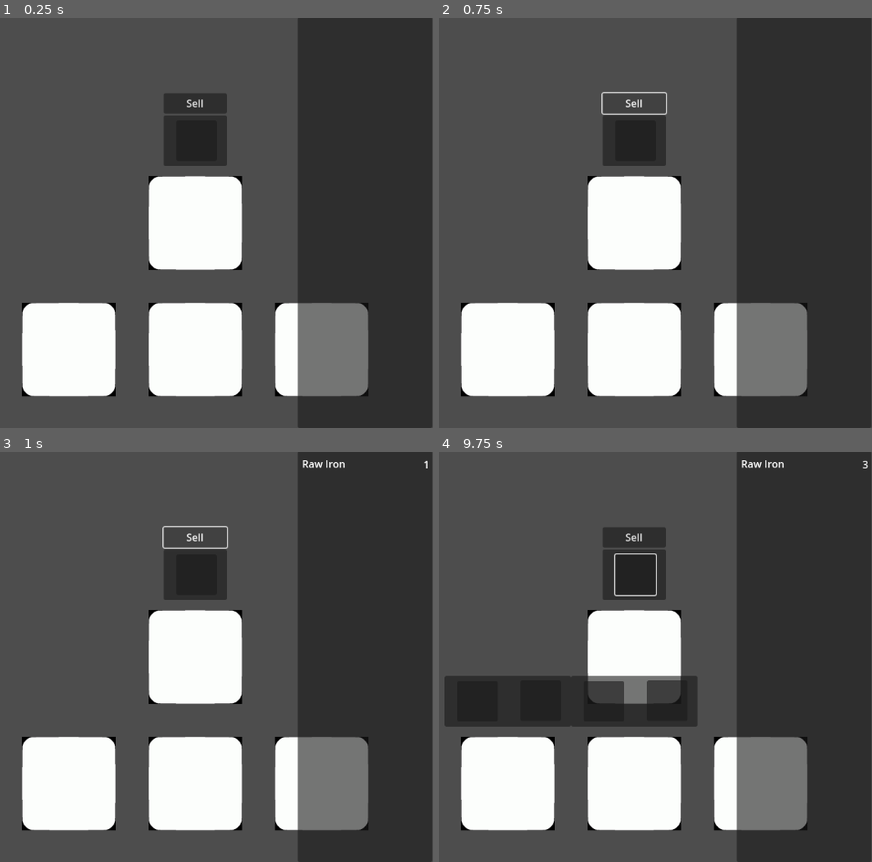
Above: before the commit, frames 1-4 (two rows, left to right).
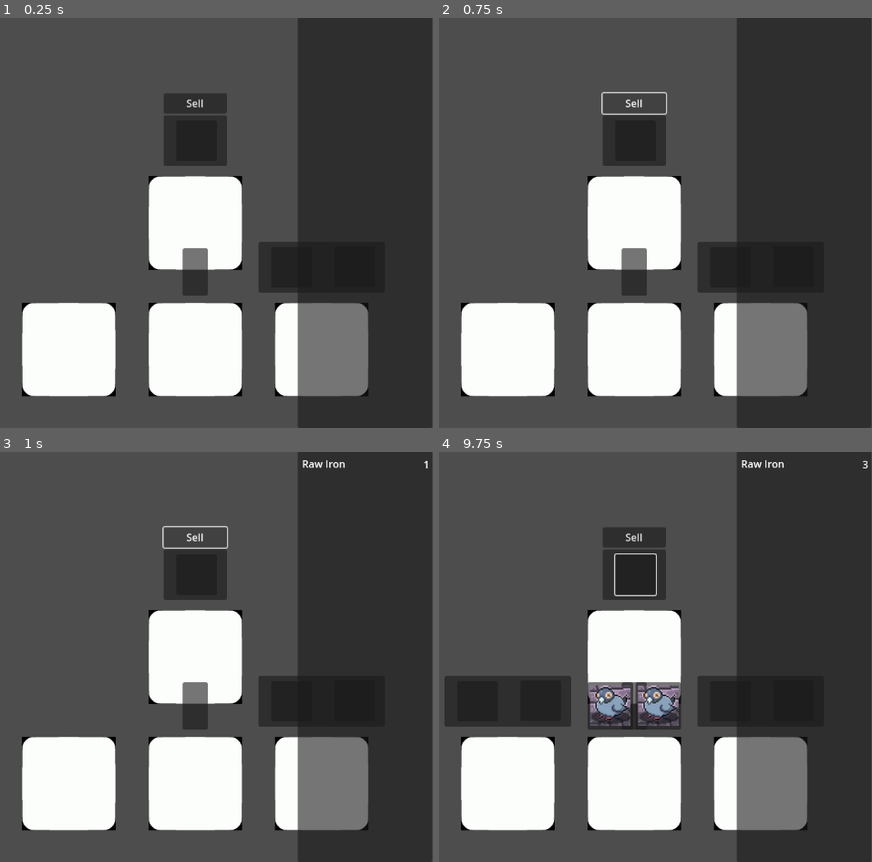
Above: after the commit, the same moments.

Repository: ManechLepage/GodotWild-Jam68
Game: Godot game, scene res://Scenes/node_2d.tscn
Same seed, same stepped clock (60 frames per second), same inputs: the game is played once before the commit and once after it.
Inputs (mouse positions are in pixels of both pictures, inside the frame that each line leads up to):
- Up to frame 1 (0.25 s): no input
- Up to frame 2 (0.75 s): click "Sell" at 0.5 s
- Up to frame 3 (1 s): no input
- Up to frame 4 (9.75 s): click (633, 575) at 1.27 s; click (794, 702) at 2.02 s; click "Sell" at 2.75 s; click (633, 575) at 3.52 s; click (794, 702) at 4.27 s; click "Sell" at 5 s; click (633, 575) at 5.77 s; click (794, 702) at 6.52 s; tap Enter at 7.25, 8.75 s; move the mouse to (633, 657) at 7.27 s; click (633, 657) at 7.42 s; tap Space at 8, 9.5 s; move the mouse to (508, 784) at 8.02 s; click (508, 784) at 8.17 s; move the mouse to (759, 784) at 8.77 s; click (759, 784) at 8.92 s; move the mouse to (633, 784) at 9.52 s; click (633, 784) at 9.67 s

The runs differ from the first frame. In frame 1, 1.8% of the frame differs, in the area x 42-69%, y 54-68%; in frame 2, 1.8%; in frame 3, 1.8%; in frame 4, 4.2%, in the area x 30-69%, y 54-68%.

Commit message:
je vais aller manger

Diff:
--- /dev/null
+++ b/Godot Wild-jam 68/Resources/Items/Mat/Products/IronSword.tres
@@ -0,0 +1,13 @@
+[gd_resource type="Resource" script_class="Item" load_steps=3 format=3 uid="uid://d1x3fincm36cu"]
+
+[ext_resource type="Resource" uid="uid://bjtwtxjx2i3ea" path="res://Resources/Items/Mat/Smelted/Iron.tres" id="1_l5g2u"]
+[ext_resource type="Script" path="res://Scripts/Items/Item.gd" id="1_lymmw"]
+
+[resource]
+script = ExtResource("1_lymmw")
+ID = 0
+name = "Iron Sword"
+type = 1
+price = 5
+forge_tier = 1
+craft = Array[ExtResource("1_lymmw")]([ExtResource("1_l5g2u"), ExtResource("1_l5g2u")])
--- /dev/null
+++ b/Godot Wild-jam 68/Resources/Items/Mat/Products/TinHammer.tres
@@ -0,0 +1,13 @@
+[gd_resource type="Resource" script_class="Item" load_steps=3 format=3 uid="uid://cuejfcb5d25lm"]
+
+[ext_resource type="Resource" uid="uid://bovhh82i43fsp" path="res://Resources/Items/Mat/Smelted/Tin.tres" id="1_6h8p5"]
+[ext_resource type="Script" path="res://Scripts/Items/Item.gd" id="2_1766n"]
+
+[resource]
+script = ExtResource("2_1766n")
+ID = 0
+name = "Tin Hammer"
+type = 1
+price = 5
+forge_tier = 1
+craft = Array[ExtResource("2_1766n")]([ExtResource("1_6h8p5"), ExtResource("1_6h8p5")])
--- /dev/null
+++ b/Godot Wild-jam 68/Scenes/Forge/item.tscn
@@ -0,0 +1,10 @@
+[gd_scene load_steps=2 format=3 uid="uid://coeiv8b28o7bf"]
+
+[ext_resource type="Texture2D" uid="uid://dxa4jghsxvve2" path="res://Graphics/0o8c1qbrt9m71.png" id="1_balkv"]
+
+[node name="Button" type="Button"]
+offset_left = 20.0
+offset_top = 8.0
+offset_right = 84.0
+offset_bottom = 72.0
+icon = ExtResource("1_balkv")
--- a/Godot Wild-jam 68/Scenes/Spaceship/Forge.tscn
+++ b/Godot Wild-jam 68/Scenes/Spaceship/Forge.tscn
@@ -15,29 +15,25 @@
 shape = SubResource("RectangleShape2D_bdrhe")
 
 [node name="Panel" type="Panel" parent="." index="1"]
-visible = false
 anchors_preset = 5
 anchor_left = 0.5
 anchor_right = 0.5
-offset_left = -174.0
-offset_top = -170.0
-offset_right = 26.0
-offset_bottom = -90.0
+offset_left = -94.0
+offset_top = -160.0
+offset_right = -54.0
+offset_bottom = -85.0
 grow_horizontal = 2
 
-[node name="Button" type="Button" parent="Panel" index="0"]
-layout_mode = 0
-offset_left = 20.0
-offset_top = 8.0
-offset_right = 84.0
-offset_bottom = 72.0
-
-[node name="Button2" type="Button" parent="Panel" index="1"]
-layout_mode = 0
-offset_left = 120.0
-offset_top = 7.0
-offset_right = 184.0
-offset_bottom = 71.0
+[node name="HBoxContainer" type="HBoxContainer" parent="Panel" index="0"]
+layout_mode = 1
+anchors_preset = 15
+anchor_right = 1.0
+anchor_bottom = 1.0
+offset_left = 4.0
+offset_right = -4.0
+grow_horizontal = 2
+grow_vertical = 2
+alignment = 1
 
 [node name="ForgeComponent" type="Node" parent="." index="2"]
 script = ExtResource("2_elvxe")
--- a/Godot Wild-jam 68/Scenes/Spaceship/Smelter.tscn
+++ b/Godot Wild-jam 68/Scenes/Spaceship/Smelter.tscn
@@ -19,7 +19,6 @@
 shape = SubResource("RectangleShape2D_bdrhe")
 
 [node name="Panel" type="Panel" parent="." index="1"]
-visible = false
 anchors_preset = 5
 anchor_left = 0.5
 anchor_right = 0.5
--- a/Godot Wild-jam 68/Scenes/node_2d.tscn
+++ b/Godot Wild-jam 68/Scenes/node_2d.tscn
@@ -1,7 +1,9 @@
-[gd_scene load_steps=4 format=3 uid="uid://dwoj6jb5h2y5j"]
+[gd_scene load_steps=6 format=3 uid="uid://dwoj6jb5h2y5j"]
 
 [ext_resource type="Script" path="res://Scripts/Spaceship/SpaceshipManager.gd" id="1_kbkme"]
 [ext_resource type="Script" path="res://Scripts/Inventory/InventoryPanel.gd" id="2_5fnoo"]
+[ext_resource type="Resource" uid="uid://d1x3fincm36cu" path="res://Resources/Items/Mat/Products/IronSword.tres" id="2_t5q4a"]
+[ext_resource type="Resource" uid="uid://cuejfcb5d25lm" path="res://Resources/Items/Mat/Products/TinHammer.tres" id="3_14e8w"]
 [ext_resource type="Script" path="res://Scripts/Customer/CustomerManager.gd" id="3_l103r"]
 
 [node name="Node2D" type="Node"]
@@ -10,7 +12,7 @@
 unique_name_in_owner = true
 position = Vector2(-200, 0)
 script = ExtResource("1_kbkme")
-item_list = Array[Resource("res://Scripts/Items/Item.gd")]([null, null, null, null, null, null, null, null, null, null])
+item_list = Array[Resource("res://Scripts/Items/Item.gd")]([ExtResource("2_t5q4a"), ExtResource("3_14e8w")])
 
 [node name="InventoryPanel" type="Panel" parent="." groups=["Inventory"]]
 anchors_preset = -1
--- a/Godot Wild-jam 68/Scripts/Spaceship/ForgeComponent.gd
+++ b/Godot Wild-jam 68/Scripts/Spaceship/ForgeComponent.gd
@@ -10,6 +10,8 @@
 
 @onready var panel = $"../Panel"
 @onready var timer = $Timer
+@onready var h_box_container = $"../Panel/HBoxContainer"
+const ITEM = preload("res://Scenes/Forge/item.tscn")
 
 func _ready():
 	timer.wait_time = forge_cooldown[forge_tier - 1]
@@ -26,7 +28,23 @@
 
 	timer.stop()
 
-	# TODO
+	unload_last_choices()
+	load_choices()
+
+func unload_last_choices():
+	for i in h_box_container.get_children():
+		i.queue_free()
+
+func load_choices():
+	var items = Inventory.load_products_from_tier(forge_tier)
+
+	for i in items:
+		var item = ITEM.instantiate()
+		# item.icon = i.icon
+		h_box_container.add_child(item)
+
+	panel.size = Vector2(h_box_container.size.x + 8.0, h_box_container.size.y)
+	panel.position = Vector2(panel.size.x / -2,-160.0)
 
 func _on_timer_timeout():
 	var parent = get_parent()
Binary file added: Godot Wild-jam 68/Graphics/0o8c1qbrt9m71.png
Not shown, added: Godot Wild-jam 68/Graphics/0o8c1qbrt9m71.png.import
